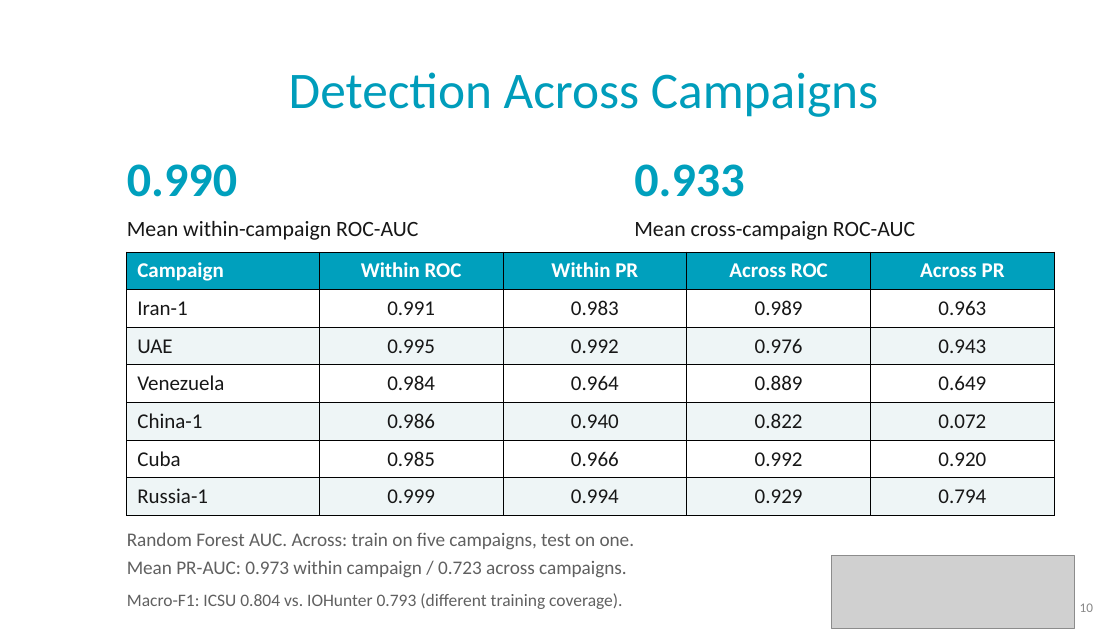
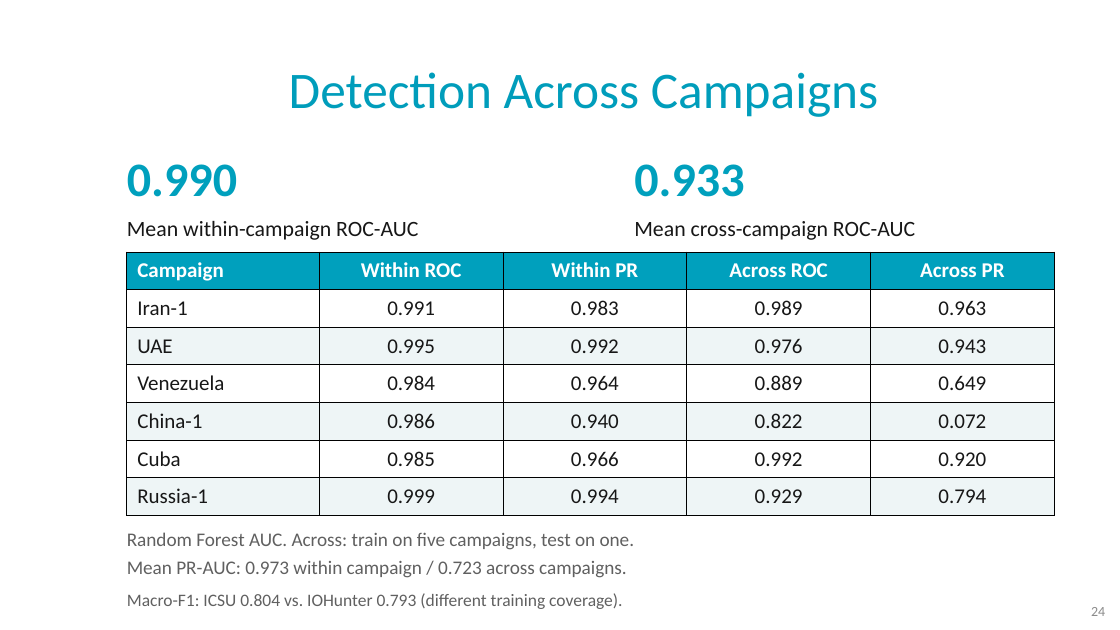
Before and after one commit to NoaTal1996/Backbone-Graph, a slide deck: slide 24 of docs/meeting/2026_09_23.pptx. Drawn at 1120x630 pixels with LibreOffice and Linux fonts; fonts in the diff are those of the drawing; grey boxes stand for pictures; background and template pictures are left out. Boxes give left, top, right and bottom in pixels: in the first picture for what was removed or moved away, otherwise in the second. Text is boxed around its words. In the diff, an @@ line names an element or a change of style, - is before the commit and + after.

```diff
--- a/docs/meeting/2026_09_23.pptx
+++ b/docs/meeting/2026_09_23.pptx
@@ picture removed at (x1=832, y1=555, x2=1075, y2=628) @@
@@ text removed at (x1=1080, y1=603, x2=1093, y2=612) @@
-10
@@ page number added at (x1=1091, y1=607, x2=1105, y2=616), 12 pt, text #8C8C8C @@
+24
```
Also in this commit, not shown: 5 other slides changed.
